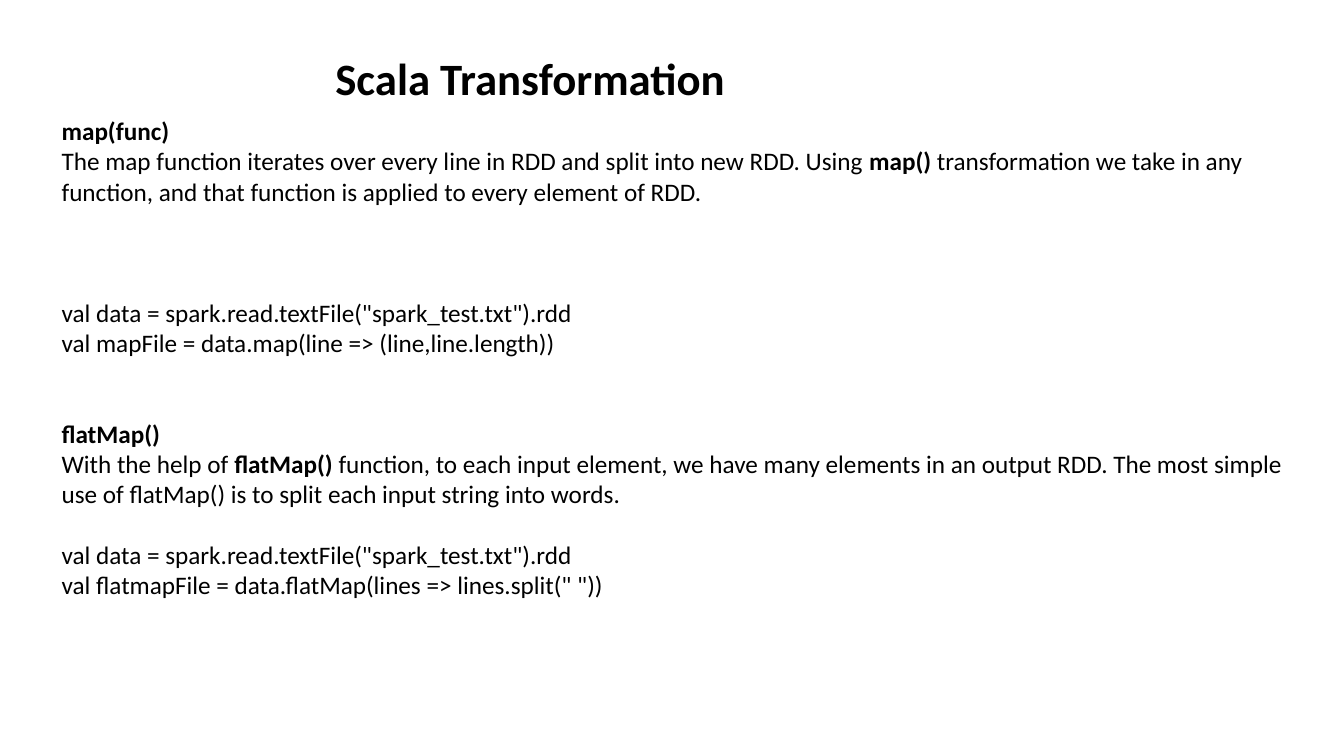
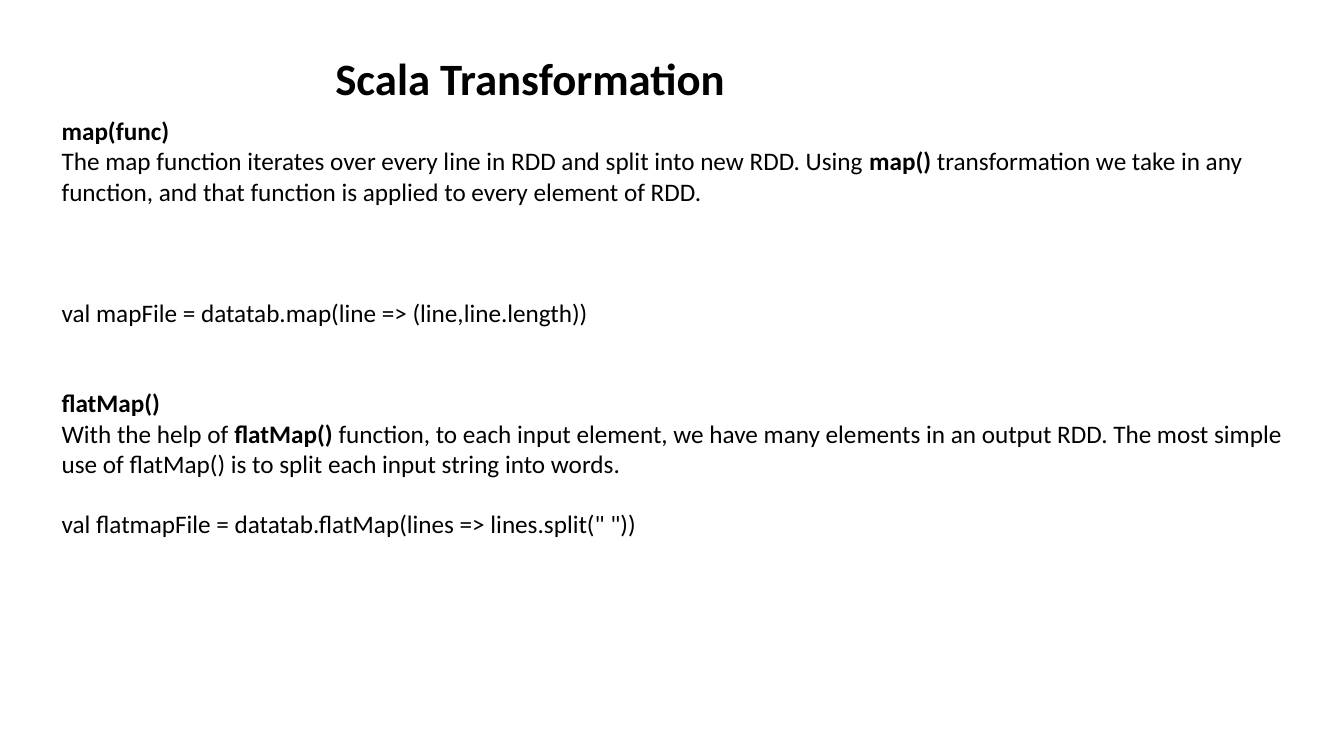
Before and after one commit to aashmishra/Bigdata_ppt, a slide deck: slide 13 of sparkscala.pptx. Drawn at 1344x756 pixels with LibreOffice and Linux fonts; fonts in the diff are those of the drawing. Boxes give left, top, right and bottom in pixels: in the first picture for what was removed or moved away, otherwise in the second. Text is boxed around its words. In the diff, an @@ line names an element or a change of style, - is before the commit and + after.

```diff
--- a/sparkscala.pptx
+++ b/sparkscala.pptx
@@ text at (62, 303, 588, 327): text changed @@
-val data = spark.read.textFile("spark_test.txt").rdd
-val mapFile = data.map(line => (line,line.length))
+val mapFile = datatab.map(line => (line,line.length))
@@ text at (62, 514, 604, 537): text changed @@
-val data = spark.read.textFile("spark_test.txt").rdd
-val flatmapFile = data.flatMap(lines => lines.split(" "))
+val flatmapFile = datatab.flatMap(lines => lines.split(" "))
```
Also in this commit, not shown: 1 other slide changed.
